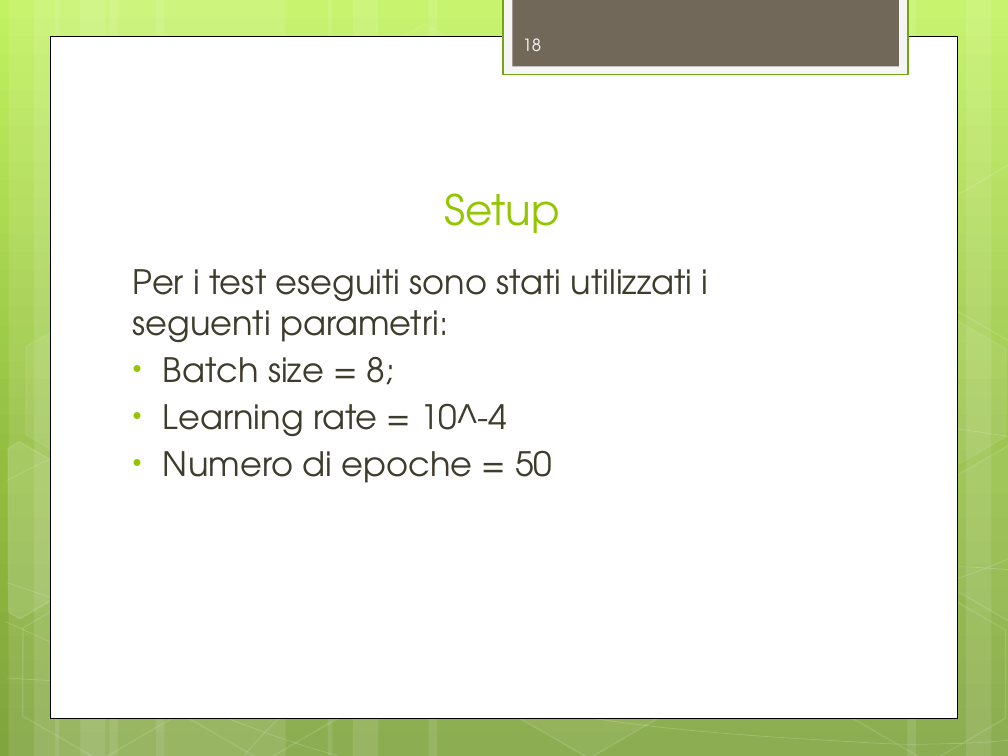
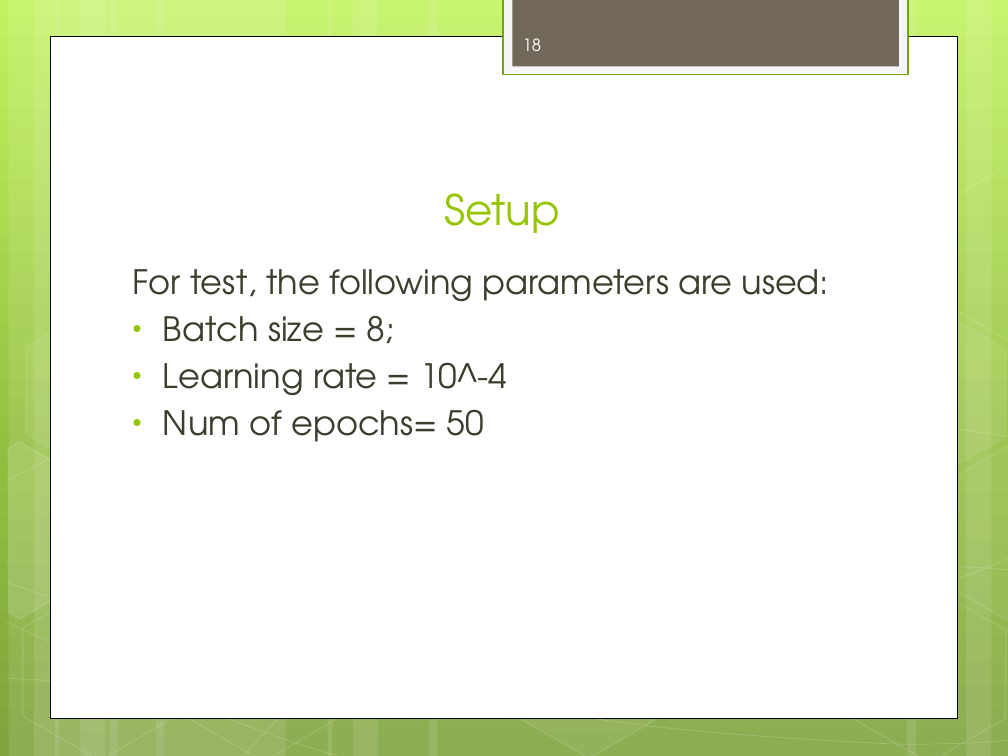
Before and after one commit to RaiMar96/AdversarialAttacksAndInterpretability-covid-chestxray-, a slide deck: slide 18 of docs/ProjectOverview.pptx. Drawn at 1008x756 pixels with LibreOffice and Linux fonts; fonts in the diff are those of the drawing. Boxes give left, top, right and bottom in pixels: in the first picture for what was removed or moved away, otherwise in the second. Text is boxed around its words. In the diff, an @@ line names an element or a change of style, - is before the commit and + after.

```diff
--- a/docs/ProjectOverview.pptx
+++ b/docs/ProjectOverview.pptx
@@ text at (x1=133, y1=269, x2=830, y2=302): text changed @@
-Per i test eseguiti sono stati utilizzati i seguenti parametri:
+For test, the following parameters are used:
@@ text at (x1=163, y1=409, x2=484, y2=442): text changed @@
-• Numero di epoche = 50
+• Num of epochs= 50
```
Also in this commit, not shown: 10 other slides changed, 2 slides added, 1 slide removed, 1 other file.
